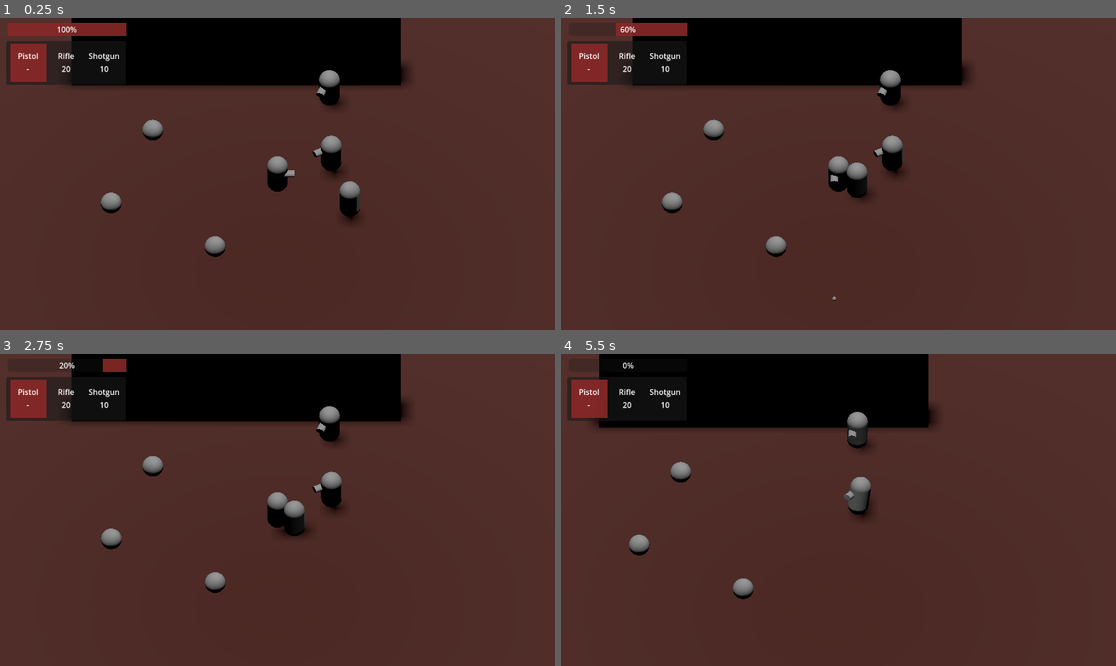
Above: before the commit, frames 1-4 (two rows, left to right).
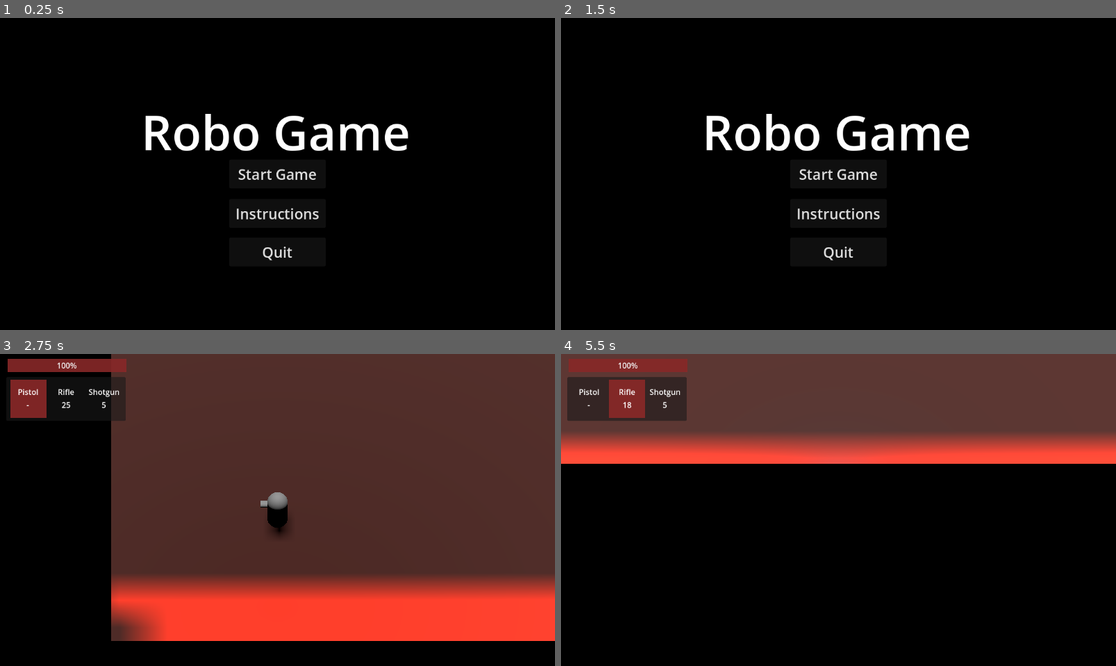
Above: after the commit, the same moments.

Repository: CalebJep/hackusu2023
Game: Godot game, scene res://main.tscn
Same seed, same stepped clock (60 frames per second), same inputs: the game is played once before the commit and once after it. The engine's default icon, where the game draws it, is replaced by a stand-in: a white triangle on a blue panel in a dark square.
Inputs (mouse positions are in pixels of both pictures, inside the frame that each line leads up to):
- Up to frame 1 (0.25 s): no input
- Up to frame 2 (1.5 s): click (838, 214) at 0.5 s, where only the run after the commit has a clickable "Instructions"; click (838, 248) at 1.25 s, where only the run after the commit has a clickable "Back"
- Up to frame 3 (2.75 s): click (277, 510) at 2 s, where only the run after the commit has a clickable "Start Game"
- Up to frame 4 (5.5 s): tap Enter at 2.75 s; move the mouse to (960, 494) at 2.77 s; press the mouse at (960, 494) at 2.78 s; hold D (move_right) 2.78-3.53 s; tap Space (jump) at 3.02, 3.77, 5.27 s; move the mouse to (727, 525) at 3.52 s; release the mouse at (727, 525) at 3.53 s; hold S (move_back) 3.53-4.28 s; click (727, 525) at 3.6 s; move the mouse to (894, 441) at 4.27 s; press the mouse at (894, 441) at 4.28 s; hold D (move_right) 4.28-5.03 s; tap Tab (swap) at 4.35 s; move the mouse to (810, 572) at 5.02 s; release the mouse at (810, 572) at 5.03 s; hold W (move_forward) from 5.03 s (still down); click (810, 572) at 5.1 s

The runs differ from the first frame. In frame 1, 87% of the frame differs, in the area x 0-100%, y 0-100%; in frame 2, 87%; in frame 3, 53%; in frame 4, 90%.
Error before the commit: Invalid access to property or key 'transform' on a base object of type 'previously freed'. (res://enemygun.gd:23)

Commit message:
Added main menu, enemy and item spawning, and respawning

Diff:
--- a/EnemyMelee.gd
+++ b/EnemyMelee.gd
@@ -10,6 +10,8 @@
 
 func _ready():
 	player = get_node("/root/Main/Character")
+	$CollisionShape3D.disabled = true
+	set_physics_process(false)
 
 func _physics_process(delta):
 	# Go to player
--- /dev/null
+++ b/Main Menu.gd
@@ -0,0 +1,21 @@
+extends Control
+
+signal start_game
+
+
+func _on_start_button_pressed():
+	hide()
+	emit_signal("start_game")
+
+
+func _on_instructions_button_pressed():
+	hide()
+	get_node("/root/Main/Instructions").show()
+
+
+func _on_quit_button_pressed():
+	get_tree().quit()
+
+func _on_button_pressed():
+	get_node("/root/Main/Instructions").hide()
+	show()
--- a/character.gd
+++ b/character.gd
@@ -4,6 +4,7 @@
 signal healed(healing)
 signal changeWeapon()
 signal changeAmmo()
+signal died()
 
 # Stores bullets
 @export var bullet_scene: PackedScene
@@ -16,14 +17,30 @@
 var equiped_weapon = 0
 
 # Track ammo
-@export var shotgun_ammo = 10
-@export var rifle_ammo = 20
+@export var shotgun_ammo = 5
+@export var rifle_ammo = 25
 
 const SPEED = 5.0
 const JUMP_VELOCITY = 4.5
 
 # Get the gravity from the project settings to be synced with RigidBody nodes.
 var gravity = ProjectSettings.get_setting("physics/3d/default_gravity")
+
+func initialize(start_position):
+	position = start_position
+	health = 10
+	shotgun_ammo = 5
+	rifle_ammo = 25
+	var equiped_weapon = 0
+	emit_signal("healed", health)
+	emit_signal("changeAmmo")
+	emit_signal("changeWeapon")
+	set_physics_process(true)
+	$CollisionShape3D.disabled = false
+	show()
+
+func _ready():
+	set_physics_process(false)
 
 
 func _physics_process(delta):
@@ -76,17 +93,18 @@
 	# Get the location and angle of the bullet
 	var bullet_spawn_location = $GunModel/BulletSpawner.global_position
 	var angle = rotation
+	var root = get_node("/root/Main")
 
 	if gun == "pistol":
 		var bullet = bullet_scene.instantiate()
 		bullet.initialize("player", bullet_spawn_location, angle)
-		get_node("/root/Main").add_child(bullet)
+		root.add_child(bullet)
 		$PistolShot.play()
 	elif gun == "rifle":
 		if rifle_ammo > 0:
 			var bullet = bullet_scene.instantiate()
 			bullet.initialize("player", bullet_spawn_location, angle)
-			get_node("/root/Main").add_child(bullet)
+			root.add_child(bullet)
 			rifle_ammo -= 1
 			$RifleShot.play()
 		else:
@@ -95,19 +113,19 @@
 		if shotgun_ammo > 0:
 			var bullet = bullet_scene.instantiate()
 			bullet.initialize("player", bullet_spawn_location, Vector3(angle.x, angle.y-0.25, angle.z))
-			get_node("/root/Main").add_child(bullet)
+			root.add_child(bullet)
 			bullet = bullet_scene.instantiate()
 			bullet.initialize("player", bullet_spawn_location, Vector3(angle.x, angle.y-0.125, angle.z))
-			get_node("/root/Main").add_child(bullet)
+			root.add_child(bullet)
 			bullet = bullet_scene.instantiate()
 			bullet.initialize("player", bullet_spawn_location, Vector3(angle.x, angle.y, angle.z))
-			get_node("/root/Main").add_child(bullet)
+			root.add_child(bullet)
 			bullet = bullet_scene.instantiate()
 			bullet.initialize("player", bullet_spawn_location, Vector3(angle.x, angle.y+0.125, angle.z))
-			get_node("/root/Main").add_child(bullet)
+			root.add_child(bullet)
 			bullet = bullet_scene.instantiate()
 			bullet.initialize("player", bullet_spawn_location, Vector3(angle.x, angle.y+0.25, angle.z))
-			get_node("/root/Main").add_child(bullet)
+			root.add_child(bullet)
 			shotgun_ammo -= 1
 			$ShotgunShot.play()
 		else:
@@ -120,7 +138,11 @@
 	health -= damage
 	emit_signal("damaged", damage)
 	if health <= 0:
-		queue_free()
+		emit_signal("died")
+		hide()
+		set_physics_process(false)
+		$CollisionShape3D.disabled = true
+
 
 func heal(healing):
 	health += healing
--- a/enemy_melee.tscn
+++ b/enemy_melee.tscn
@@ -6,7 +6,7 @@
 
 [sub_resource type="CapsuleMesh" id="CapsuleMesh_1ageq"]
 
-[node name="EnemyMelee" type="CharacterBody3D"]
+[node name="EnemyMelee" type="CharacterBody3D" groups=["enemy"]]
 transform = Transform3D(1, 0, 0, 0, 1, 0, 0, 0, 1, 0, 1.03362, 0)
 collision_layer = 2
 collision_mask = 13
--- a/enemygun.gd
+++ b/enemygun.gd
@@ -14,6 +14,9 @@
 
 func _ready():
 	player = get_node("/root/Main/Character")
+	$CollisionShape3D.disabled = true
+	set_physics_process(false)
+
 
 func _physics_process(delta):
 	if player:
@@ -43,7 +46,8 @@
 		queue_free()
 
 func _on_shoot_timer_timeout():
-	shoot()
+	if is_physics_processing():
+		shoot()
 
 func shoot():
 	# Create a bullet instance and add it to the scene.
--- a/enemygun.tscn
+++ b/enemygun.tscn
@@ -10,7 +10,7 @@
 
 [sub_resource type="CylinderMesh" id="CylinderMesh_go50o"]
 
-[node name="EnemyGun" type="CharacterBody3D"]
+[node name="EnemyGun" type="CharacterBody3D" groups=["enemy"]]
 transform = Transform3D(1, 0, 0, 0, 1, 0, 0, 0, 1, 0, 1.03362, 0)
 collision_layer = 2
 collision_mask = 13
--- a/health_pickup.tscn
+++ b/health_pickup.tscn
@@ -1,15 +1,15 @@
-[gd_scene load_steps=5 format=3 uid="uid://rbxbstf2x601"]
+[gd_scene load_steps=5 format=3 uid="uid://b4w8517qpjd5q"]
 
-[ext_resource type="Script" path="res://Area3D.gd" id="1_41hgt"]
+[ext_resource type="Script" path="res://health_pickup.gd" id="1_ckgny"]
 [ext_resource type="AudioStream" uid="uid://bxeyp564buejq" path="res://SoundAffects/HealthPickup.mp3" id="2_bx5wh"]
 
 [sub_resource type="SphereShape3D" id="SphereShape3D_mny5l"]
 
 [sub_resource type="SphereMesh" id="SphereMesh_cwh3n"]
 
-[node name="HealthPickup" type="Area3D"]
+[node name="HealthPickup" type="Area3D" groups=["pickup"]]
 transform = Transform3D(1, 0, 0, 0, 1, 0, 0, 0, 1, 0, 1, 0)
-script = ExtResource("1_41hgt")
+script = ExtResource("1_ckgny")
 
 [node name="CollisionShape3D" type="CollisionShape3D" parent="."]
 shape = SubResource("SphereShape3D_mny5l")
--- /dev/null
+++ b/main.gd
@@ -0,0 +1,46 @@
+extends Node3D
+
+@export var turret_scene: PackedScene
+@export var melee_scene: PackedScene
+@export var health_scene: PackedScene
+@export var rifle_scene: PackedScene
+@export var shotgun_scene: PackedScene
+
+func _on_main_menu_start_game():
+	var turret = turret_scene.instantiate()
+	turret.position = $Spawns/TurretSpawn.position
+	add_child(turret)
+
+	var melee = melee_scene.instantiate()
+	melee.position = $Spawns/MeleeSpawn.position
+	add_child(melee)
+
+	var health = health_scene.instantiate()
+	health.position = $Spawns/HealthSpawn.position
+	add_child(health)
+
+	var rifle = rifle_scene.instantiate()
+	rifle.position = $Spawns/RifleSpawn.position
+	add_child(rifle)
+
+	var shotgun = shotgun_scene.instantiate()
+	shotgun.position = $Spawns/ShotgunSpawn.position
+	add_child(shotgun)
+
+
+	$UI.show()
+	$Character.initialize($Spawns/PlayerSpawn.position)
+	$CameraPivot/Camera3D.current = true
+
+
+func _on_character_died():
+	$"GameOver".show()
+	get_tree().call_group("enemy", "set_physics_process", "false")
+
+	await get_tree().create_timer(3).timeout
+	$"GameOver".hide()
+	$UI.hide()
+	$"Main Menu".show()
+	$StartCamera.current = true
+	get_tree().call_group("enemy", "queue_free")
+	get_tree().call_group("pickup", "queue_free")
--- a/main.tscn
+++ b/main.tscn
@@ -1,19 +1,18 @@
-[gd_scene load_steps=15 format=3 uid="uid://upf1o1mk1k47"]
+[gd_scene load_steps=21 format=3 uid="uid://upf1o1mk1k47"]
 
 [ext_resource type="PackedScene" uid="uid://bjrvbccc13n6i" path="res://character.tscn" id="1_4ifcc"]
 [ext_resource type="Script" path="res://HealthBar.gd" id="1_d7am8"]
+[ext_resource type="Script" path="res://Main Menu.gd" id="1_hj8el"]
 [ext_resource type="Texture2D" uid="uid://bawnnb1rhguwv" path="res://icon.png" id="1_v4bxo"]
+[ext_resource type="Script" path="res://main.gd" id="1_vyvbx"]
 [ext_resource type="Script" path="res://GunPanel.gd" id="2_ooi7e"]
 [ext_resource type="PackedScene" uid="uid://d337rcjme8qh3" path="res://enemygun.tscn" id="4_30cvs"]
-[ext_resource type="PackedScene" uid="uid://rbxbstf2x601" path="res://health_pickup.tscn" id="6_rvstv"]
+[ext_resource type="PackedScene" uid="uid://b4w8517qpjd5q" path="res://health_pickup.tscn" id="6_rvstv"]
 [ext_resource type="PackedScene" uid="uid://bjxxmlpi65jkc" path="res://enemy_melee.tscn" id="7_k4qu7"]
 [ext_resource type="PackedScene" uid="uid://ba5nyxhqkyhrg" path="res://rifle_ammo_pickup.tscn" id="9_hehu8"]
 [ext_resource type="AudioStream" uid="uid://cfr174oaswen6" path="res://SoundAffects/green-sky-125179.mp3" id="10_qoby8"]
 [ext_resource type="PackedScene" uid="uid://nvqlswmfqw1o" path="res://shotgun_ammo_pickup.tscn" id="10_vnc52"]
 
-[sub_resource type="StyleBoxFlat" id="StyleBoxFlat_fi5ed"]
-bg_color = Color(0.545098, 0.156863, 0.156863, 0.87451)
-
 [sub_resource type="StandardMaterial3D" id="StandardMaterial3D_pkiib"]
 albedo_color = Color(1, 0.219608, 0.129412, 1)
 albedo_texture = ExtResource("1_v4bxo")
@@ -25,13 +24,105 @@
 [sub_resource type="BoxShape3D" id="BoxShape3D_wpool"]
 size = Vector3(50, 1, 50)
 
+[sub_resource type="StyleBoxFlat" id="StyleBoxFlat_fi5ed"]
+bg_color = Color(0.545098, 0.156863, 0.156863, 0.87451)
+
+[sub_resource type="Theme" id="Theme_quh8o"]
+default_font_size = 100
+
+[sub_resource type="Theme" id="Theme_ywmcm"]
+default_font_size = 30
+
+[sub_resource type="Theme" id="Theme_q1civ"]
+default_font_size = 60
+
+[sub_resource type="Theme" id="Theme_ubx2g"]
+default_font_size = 30
+
 [node name="Main" type="Node3D"]
+script = ExtResource("1_vyvbx")
+turret_scene = ExtResource("4_30cvs")
+melee_scene = ExtResource("7_k4qu7")
+health_scene = ExtResource("6_rvstv")
+rifle_scene = ExtResource("9_hehu8")
+shotgun_scene = ExtResource("10_vnc52")
+
+[node name="Spawns" type="Node3D" parent="."]
+
+[node name="MeleeSpawn" type="Marker3D" parent="Spawns"]
+transform = Transform3D(1, 0, 0, 0, 1, 0, 0, 0, 1, 4, 1, 2)
+
+[node name="TurretSpawn" type="Marker3D" parent="Spawns"]
+transform = Transform3D(1, 0, 0, 0, 1, 0, 0, 0, 1, 2.588, 1, -1.398)
+
+[node name="PlayerSpawn" type="Marker3D" parent="Spawns"]
+transform = Transform3D(1, 0, 0, 0, 1, 0, 0, 0, 1, -17, 1, 22)
+
+[node name="HealthSpawn" type="Marker3D" parent="Spawns"]
+transform = Transform3D(1, 0, 0, 0, 1, 0, 0, 0, 1, -6, 1, -3)
+
+[node name="RifleSpawn" type="Marker3D" parent="Spawns"]
+transform = Transform3D(1, 0, 0, 0, 1, 0, 0, 0, 1, -8, 1, 2)
+
+[node name="ShotgunSpawn" type="Marker3D" parent="Spawns"]
+transform = Transform3D(1, 0, 0, 0, 1, 0, 0, 0, 1, -3, 1, 5)
+
+[node name="Floor" type="StaticBody3D" parent="."]
+transform = Transform3D(1, 0, 0, 0, 1, 0, 0, 0, 1, 0, -0.512921, 0)
+collision_layer = 4
+collision_mask = 0
+
+[node name="MeshInstance3D" type="MeshInstance3D" parent="Floor"]
+mesh = SubResource("BoxMesh_xqenq")
+
+[node name="CollisionShape3D" type="CollisionShape3D" parent="Floor"]
+shape = SubResource("BoxShape3D_wpool")
+
+[node name="Wall" type="StaticBody3D" parent="."]
+transform = Transform3D(-0.3168, 0, 0, 0, 9.936, 0, 0, 0, -0.03, -2, 4.48708, -8)
+collision_layer = 4
+collision_mask = 0
+
+[node name="MeshInstance3D" type="MeshInstance3D" parent="Wall"]
+mesh = SubResource("BoxMesh_xqenq")
+
+[node name="CollisionShape3D" type="CollisionShape3D" parent="Wall"]
+shape = SubResource("BoxShape3D_wpool")
+
+[node name="Character" parent="." instance=ExtResource("1_4ifcc")]
+transform = Transform3D(1, 0, 0, 0, 1, 0, 0, 0, 1, -17, 1, 22)
+
+[node name="RemoteTransform3D" type="RemoteTransform3D" parent="Character"]
+transform = Transform3D(-1, -5.63076e-08, -6.68745e-08, 0, 0.764955, -0.644084, 8.74228e-08, -0.644084, -0.764955, 0, 0, 0)
+remote_path = NodePath("../../CameraPivot")
+update_rotation = false
+
+[node name="DirectionalLight3D" type="DirectionalLight3D" parent="."]
+transform = Transform3D(1, 0, 0, 0, -4.37114e-08, 1, 0, -1, -4.37114e-08, -0.0681549, 10.4871, 0)
+shadow_enabled = true
+
+[node name="CameraPivot" type="Node3D" parent="."]
+transform = Transform3D(-1, -8.98759e-08, -1.0796e-07, 1.1219e-08, 0.714985, -0.699139, 1.40025e-07, -0.699139, -0.714985, -17, 1, 22)
+
+[node name="Camera3D" type="Camera3D" parent="CameraPivot"]
+transform = Transform3D(-1, 0, -8.74228e-08, 0, 1, 0, 8.74228e-08, 0, -1, 0, 2.98023e-07, -7.90326)
+projection = 1
+current = true
+size = 15.0
+
+[node name="Music" type="AudioStreamPlayer" parent="."]
+stream = ExtResource("10_qoby8")
+autoplay = true
 
 [node name="UI" type="Control" parent="."]
+visible = false
 layout_mode = 3
-anchors_preset = 0
-offset_right = 40.0
-offset_bottom = 40.0
+anchors_preset = 15
+anchor_right = 1.0
+anchor_bottom = 1.0
+grow_horizontal = 2
+grow_vertical = 2
+mouse_filter = 1
 
 [node name="HealthBar" type="ProgressBar" parent="UI"]
 layout_mode = 0
@@ -129,72 +220,174 @@
 text = "-"
 horizontal_alignment = 1
 
-[node name="Floor" type="StaticBody3D" parent="."]
-transform = Transform3D(1, 0, 0, 0, 1, 0, 0, 0, 1, 0, -0.512921, 0)
-collision_layer = 4
-collision_mask = 0
-
-[node name="MeshInstance3D" type="MeshInstance3D" parent="Floor"]
-mesh = SubResource("BoxMesh_xqenq")
-
-[node name="CollisionShape3D" type="CollisionShape3D" parent="Floor"]
-shape = SubResource("BoxShape3D_wpool")
-
-[node name="Wall" type="StaticBody3D" parent="."]
-transform = Transform3D(-0.3168, 0, 0, 0, 9.936, 0, 0, 0, -0.03, -2, 4.48708, -8)
-collision_layer = 4
-collision_mask = 0
-
-[node name="MeshInstance3D" type="MeshInstance3D" parent="Wall"]
-mesh = SubResource("BoxMesh_xqenq")
-
-[node name="CollisionShape3D" type="CollisionShape3D" parent="Wall"]
-shape = SubResource("BoxShape3D_wpool")
-
-[node name="Character" parent="." instance=ExtResource("1_4ifcc")]
-transform = Transform3D(1, 0, 0, 0, 1, 0, 0, 0, 1, 0, 1, 0)
-
-[node name="RemoteTransform3D" type="RemoteTransform3D" parent="Character"]
-transform = Transform3D(-1, -5.63076e-08, -6.68745e-08, 0, 0.764955, -0.644084, 8.74228e-08, -0.644084, -0.764955, 0, 0, 0)
-remote_path = NodePath("../../CameraPivot")
-update_rotation = false
-
-[node name="DirectionalLight3D" type="DirectionalLight3D" parent="."]
-transform = Transform3D(1, 0, 0, 0, -4.37114e-08, 1, 0, -1, -4.37114e-08, -0.0681549, 10.4871, 0)
-shadow_enabled = true
-
-[node name="CameraPivot" type="Node3D" parent="."]
-transform = Transform3D(-1, -8.98759e-08, -1.0796e-07, 1.1219e-08, 0.714985, -0.699139, 1.40025e-07, -0.699139, -0.714985, 0, 1, 0)
-
-[node name="Camera3D" type="Camera3D" parent="CameraPivot"]
-transform = Transform3D(-1, 0, -8.74228e-08, 0, 1, 0, 8.74228e-08, 0, -1, 0, 2.98023e-07, -7.90326)
-projection = 1
+[node name="StartCamera" type="Camera3D" parent="."]
+transform = Transform3D(1, 0, 0, 0, 1, 0, 0, 0, 1, 0, 17, -17)
 current = true
-size = 15.0
-
-[node name="Enemy" parent="." instance=ExtResource("4_30cvs")]
-transform = Transform3D(1, 0, 0, 0, 1, 0, 0, 0, 1, 2.588, 1, -1.398)
-
-[node name="Enemy2" parent="." instance=ExtResource("4_30cvs")]
-transform = Transform3D(1, 0, 0, 0, 1, 0, 0, 0, 1, 2.494, 1, -5.912)
-
-[node name="HealthPickup" parent="." instance=ExtResource("6_rvstv")]
-transform = Transform3D(1, 0, 0, 0, 1, 0, 0, 0, 1, -6, 1, -3)
-
-[node name="EnemyMelee" parent="." instance=ExtResource("7_k4qu7")]
-transform = Transform3D(1, 0, 0, 0, 1, 0, 0, 0, 1, 4, 1, 2)
-
-[node name="RifleAmmoPickup" parent="." instance=ExtResource("9_hehu8")]
-transform = Transform3D(1, 0, 0, 0, 1, 0, 0, 0, 1, -8, 1, 2)
-
-[node name="RifleAmmoPickup2" parent="." instance=ExtResource("10_vnc52")]
-transform = Transform3D(1, 0, 0, 0, 1, 0, 0, 0, 1, -3, 1, 5)
-
-[node name="Music" type="AudioStreamPlayer" parent="."]
-stream = ExtResource("10_qoby8")
-autoplay = true
+
+[node name="Main Menu" type="Control" parent="."]
+layout_mode = 3
+anchors_preset = 15
+anchor_right = 1.0
+anchor_bottom = 1.0
+grow_horizontal = 2
+grow_vertical = 2
+script = ExtResource("1_hj8el")
+
+[node name="Label" type="Label" parent="Main Menu"]
+layout_mode = 1
+anchors_preset = 5
+anchor_left = 0.5
+anchor_right = 0.5
+offset_left = -144.0
+offset_top = 168.0
+offset_right = 136.0
+offset_bottom = 240.0
+grow_horizontal = 2
+theme = SubResource("Theme_quh8o")
+text = "Robo Game"
+horizontal_alignment = 1
+
+[node name="StartButton" type="Button" parent="Main Menu"]
+custom_minimum_size = Vector2(200, 60)
+layout_mode = 1
+anchors_preset = 8
+anchor_left = 0.5
+anchor_top = 0.5
+anchor_right = 0.5
+anchor_bottom = 0.5
+offset_left = -100.0
+offset_top = -30.0
+offset_right = 100.0
+offset_bottom = 30.0
+grow_horizontal = 2
+grow_vertical = 2
+mouse_default_cursor_shape = 2
+theme = SubResource("Theme_ywmcm")
+text = "Start Game"
+icon_alignment = 1
+
+[node name="InstructionsButton" type="Button" parent="Main Menu"]
+custom_minimum_size = Vector2(200, 60)
+layout_mode = 1
+anchors_preset = 8
+anchor_left = 0.5
+anchor_top = 0.5
+anchor_right = 0.5
+anchor_bottom = 0.5
+offset_left = -100.0
+offset_top = 52.0
+offset_right = 100.0
+offset_bottom = 112.0
+grow_horizontal = 2
+grow_vertical = 2
+mouse_default_cursor_shape = 2
+theme = SubResource("Theme_ywmcm")
+text = "Instructions"
+icon_alignment = 1
+
+[node name="QuitButton" type="Button" parent="Main Menu"]
+custom_minimum_size = Vector2(200, 60)
+layout_mode = 1
+anchors_preset = 8
+anchor_left = 0.5
+anchor_top = 0.5
+anchor_right = 0.5
+anchor_bottom = 0.5
+offset_left = -100.0
+offset_top = 132.0
+offset_right = 100.0
+offset_bottom = 192.0
+grow_horizontal = 2
+grow_vertical = 2
+mouse_default_cursor_shape = 2
+theme = SubResource("Theme_ywmcm")
+text = "Quit
+"
+icon_alignment = 1
+
+[node name="GameOver" type="Control" parent="."]
+visible = false
+layout_mode = 3
+anchors_preset = 0
+offset_left = 412.5
+offset_top = 281.0
+offset_right = 452.5
+offset_bottom = 321.0
+
+[node name="GameOverScreen" type="Label" parent="GameOver"]
+layout_mode = 1
+anchors_preset = 8
+anchor_left = 0.5
+anchor_top = 0.5
+anchor_right = 0.5
+anchor_bottom = 0.5
+offset_left = -20.0
+offset_top = -20.0
+offset_right = 307.0
+offset_bottom = 66.0
+grow_horizontal = 2
+grow_vertical = 2
+theme = SubResource("Theme_q1civ")
+text = "Game Over"
+
+[node name="Instructions" type="Control" parent="."]
+visible = false
+layout_mode = 3
+anchors_preset = 15
+anchor_right = 1.0
+anchor_bottom = 1.0
+grow_horizontal = 2
+grow_vertical = 2
+mouse_filter = 1
+
+[node name="Label" type="Label" parent="Instructions"]
+layout_mode = 1
+anchors_preset = 8
+anchor_left = 0.5
+anchor_top = 0.5
+anchor_right = 0.5
+anchor_bottom = 0.5
+offset_left = -376.0
+offset_top = -220.0
+offset_right = 375.0
+offset_bottom = 95.0
+grow_horizontal = 2
+grow_vertical = 2
+theme = SubResource("Theme_ubx2g")
+text = "Get to the end of the level
+Shoot enemies with Mouse Click before they kill you
+
+Press Tab to cycle between weapons:
+Pistol has infinte ammo
+Rifle can shot while holding down the mouse
+Shotgun shoots many bullets"
+horizontal_alignment = 1
+
+[node name="Button" type="Button" parent="Instructions"]
+custom_minimum_size = Vector2(200, 60)
+layout_mode = 1
+anchors_preset = 7
+anchor_left = 0.5
+anchor_top = 1.0
+anchor_right = 0.5
+anchor_bottom = 1.0
+offset_left = -100.0
+offset_top = -200.0
+offset_right = 100.0
+offset_bottom = -140.0
+grow_horizontal = 2
+grow_vertical = 0
+mouse_default_cursor_shape = 2
+theme = SubResource("Theme_ywmcm")
+text = "Back"
 
 [connection signal="changeAmmo" from="Character" to="UI/GunPanel" method="_on_character_change_ammo"]
 [connection signal="changeWeapon" from="Character" to="UI/GunPanel" method="_on_character_change_weapon"]
 [connection signal="damaged" from="Character" to="UI/HealthBar" method="_on_character_damaged"]
+[connection signal="died" from="Character" to="." method="_on_character_died"]
 [connection signal="healed" from="Character" to="UI/HealthBar" method="_on_character_healed"]
+[connection signal="start_game" from="Main Menu" to="." method="_on_main_menu_start_game"]
+[connection signal="pressed" from="Main Menu/StartButton" to="Main Menu" method="_on_start_button_pressed"]
+[connection signal="pressed" from="Main Menu/InstructionsButton" to="Main Menu" method="_on_instructions_button_pressed"]
+[connection signal="pressed" from="Main Menu/QuitButton" to="Main Menu" method="_on_quit_button_pressed"]
+[connection signal="pressed" from="Instructions/Button" to="Main Menu" method="_on_button_pressed"]
--- a/rifle_ammo_pickup.tscn
+++ b/rifle_ammo_pickup.tscn
@@ -7,7 +7,7 @@
 
 [sub_resource type="SphereMesh" id="SphereMesh_cwh3n"]
 
-[node name="RifleAmmoPickup" type="Area3D"]
+[node name="RifleAmmoPickup" type="Area3D" groups=["pickup"]]
 transform = Transform3D(1, 0, 0, 0, 1, 0, 0, 0, 1, 0, 1, 0)
 script = ExtResource("1_fqu2m")
 
--- a/shotgun_ammo_pickup.tscn
+++ b/shotgun_ammo_pickup.tscn
@@ -7,7 +7,7 @@
 
 [sub_resource type="SphereMesh" id="SphereMesh_cwh3n"]
 
-[node name="ShotgunAmmoPickup" type="Area3D"]
+[node name="ShotgunAmmoPickup" type="Area3D" groups=["pickup"]]
 transform = Transform3D(1, 0, 0, 0, 1, 0, 0, 0, 1, 0, 1, 0)
 script = ExtResource("1_xo8tq")
 
Renamed: Area3D.gd -> health_pickup.gd
